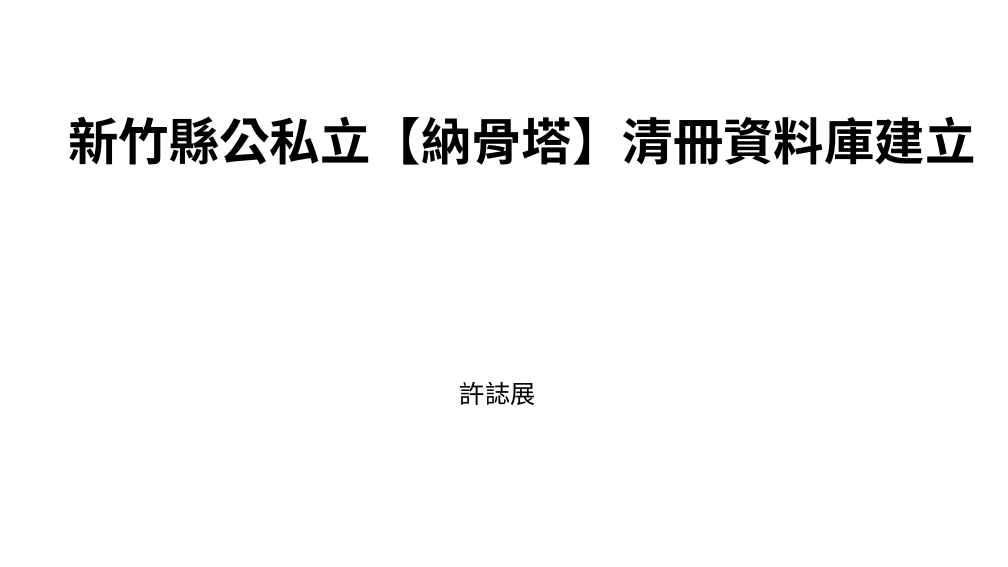
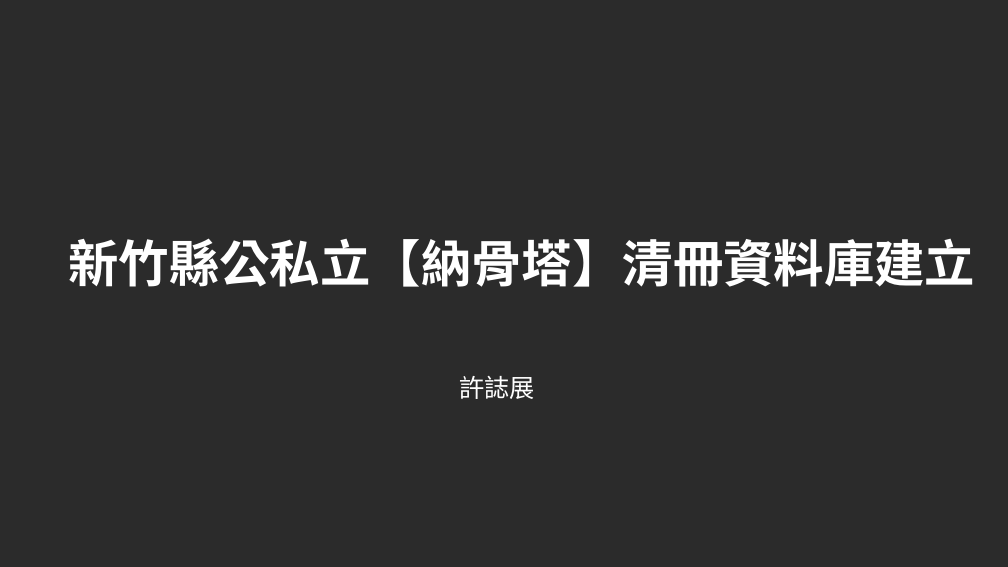
Before and after one commit to Hoxton019030/Columbrium, a slide deck: slide 1 of 新竹縣公私立【納骨塔】清冊資料庫.pptx. Drawn at 1008x567 pixels with LibreOffice and Linux fonts; fonts in the diff are those of the drawing; background and template pictures are left out; a plain dark background stands for a picture behind light text. Boxes give left, top, right and bottom in pixels: in the first picture for what was removed or moved away, otherwise in the second. Text is boxed around its words. In the diff, an @@ line names an element or a change of style, - is before the commit and + after.

```diff
--- a/新竹縣公私立【納骨塔】清冊資料庫.pptx
+++ b/新竹縣公私立【納骨塔】清冊資料庫.pptx
@@ background #FFFFFF to picture (left out) @@
@@ text "新竹縣公私立【納骨塔】清冊資料庫建立" at box(68, 238, 975, 287): text colour #000000 to #FFFFFF @@
@@ text "新竹縣公私立【納骨塔】清冊資料庫建立": place and size @@
-text "新竹縣公私立【納骨塔】清冊資料庫建立" at box(68, 116, 975, 165)
+text "新竹縣公私立【納骨塔】清冊資料庫建立" at box(68, 238, 975, 287)
@@ text "許誌展" at box(459, 376, 535, 399): text colour #000000 to #FFFFFF @@
```
Also in this commit, not shown: 9 other slides changed, 2 slides added, 3 slides removed, 15 other files.
